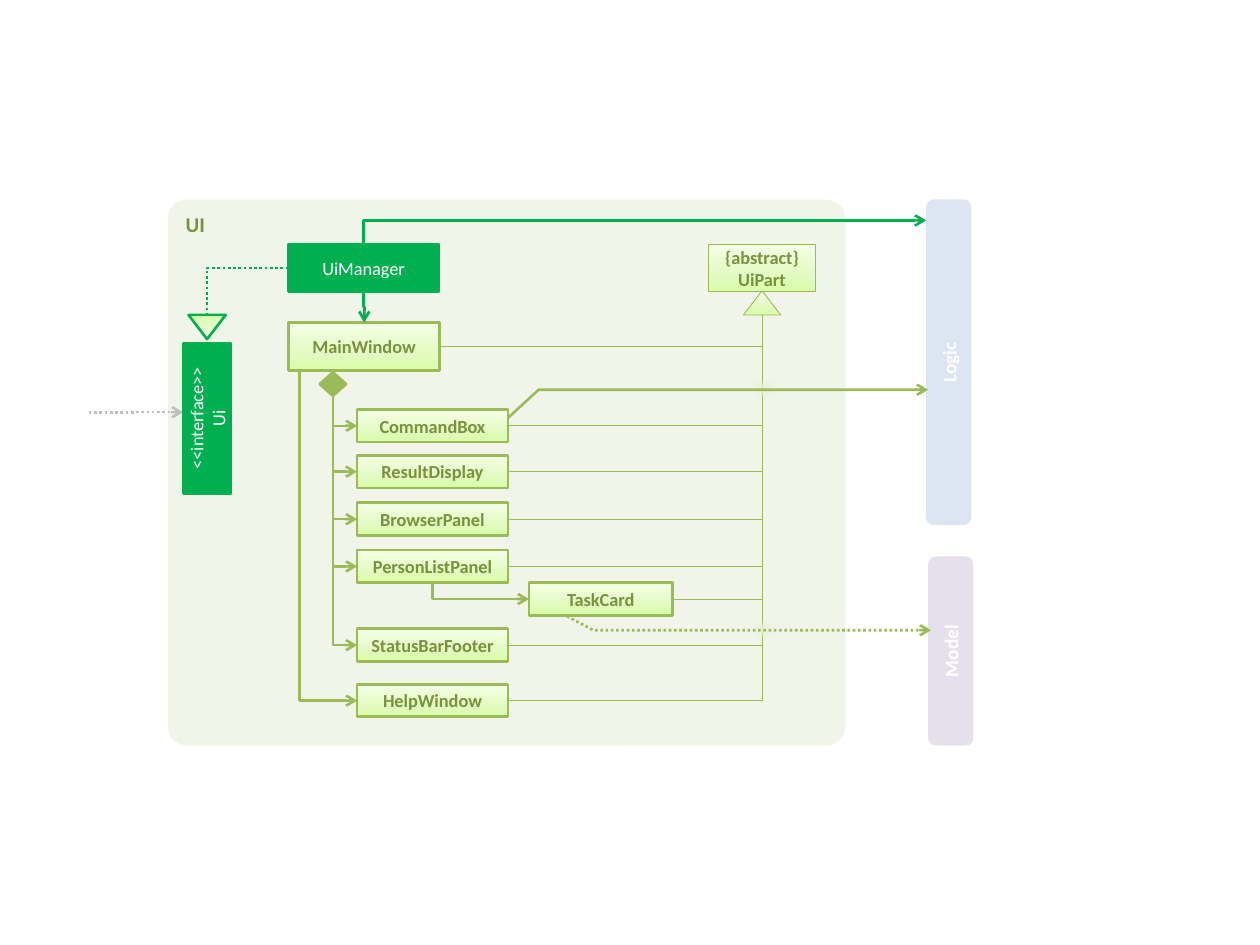
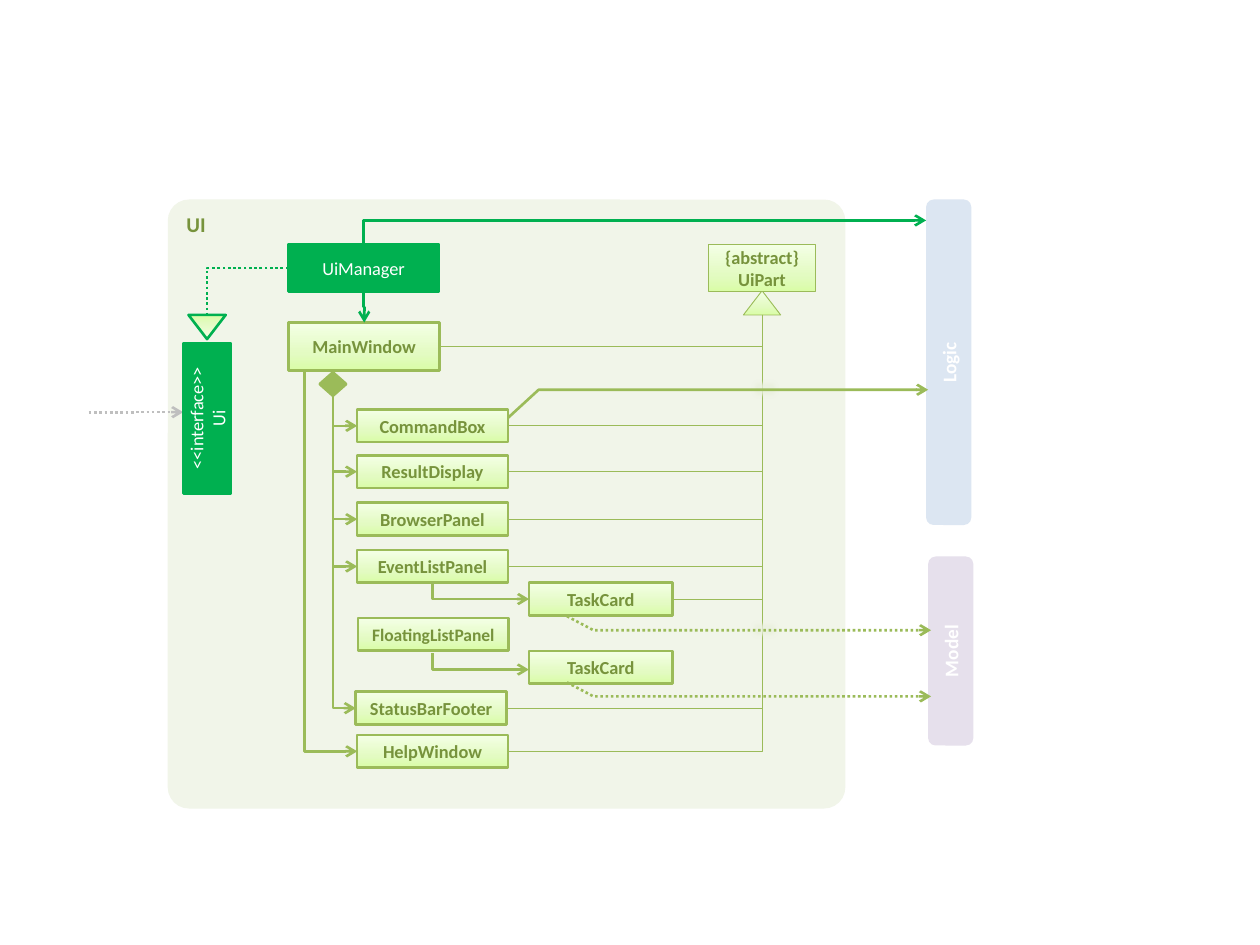
Before and after one commit to CS2103JAN2017-F12-B1/main, a slide deck: slide 1 of docs/diagrams/UiComponentClassDiagram.pptx. Drawn at 1260x945 pixels with LibreOffice and Linux fonts; fonts in the diff are those of the drawing. Boxes give left, top, right and bottom in pixels: in the first picture for what was removed or moved away, otherwise in the second. Text is boxed around its words. In the diff, an @@ line names an element or a change of style, - is before the commit and + after.

```diff
--- a/docs/diagrams/UiComponentClassDiagram.pptx
+++ b/docs/diagrams/UiComponentClassDiagram.pptx
@@ rounded rectangle "UI": place and size @@
-rounded rectangle "UI" at (168,199,845,745)
+rounded rectangle "UI" at (168,199,845,808)
@@ elbow line moved from (762, 315) - (508, 645) to (762, 315) - (507, 708) @@
@@ elbow line moved from (762, 315) - (508, 701) to (762, 315) - (508, 751) @@
@@ elbow arrow moved from (300, 370) - (358, 701) to (305, 370) - (358, 751) @@
@@ elbow arrow moved from (333, 396) - (358, 645) to (333, 396) - (355, 708) @@
@@ text in rectangle at (378,560,487,573): text changed @@
-PersonListPanel
+EventListPanel
@@ rectangle added at (358,617,509,650), fill gradient #DAFDA7 to #E4FCC2 to #F5FFE7, outline #9BBB59 1.5 pt, 10 pt, text #77933C, bold @@
+FloatingListPanel
@@ elbow arrow added from (432, 653) to (529, 669), #9BBB59 1.5 pt @@
@@ rectangle added at (529,651,673,684), fill gradient #DAFDA7 to #E4FCC2 to #F5FFE7, outline #9BBB59 1.5 pt, 10.5 pt, text #77933C, bold @@
+TaskCard
@@ freeform shape added at (567,683,931,697), outline #9BBB59 1.5 pt dashed @@
@@ rectangle "StatusBarFooter": place and size @@
-rectangle "StatusBarFooter" at (358,629,509,662)
+rectangle "StatusBarFooter" at (355,692,507,724)
@@ rectangle "HelpWindow": place and size @@
-rectangle "HelpWindow" at (358,684,509,717)
+rectangle "HelpWindow" at (358,735,509,767)
```
Also in this commit, not shown: 10 other files.
